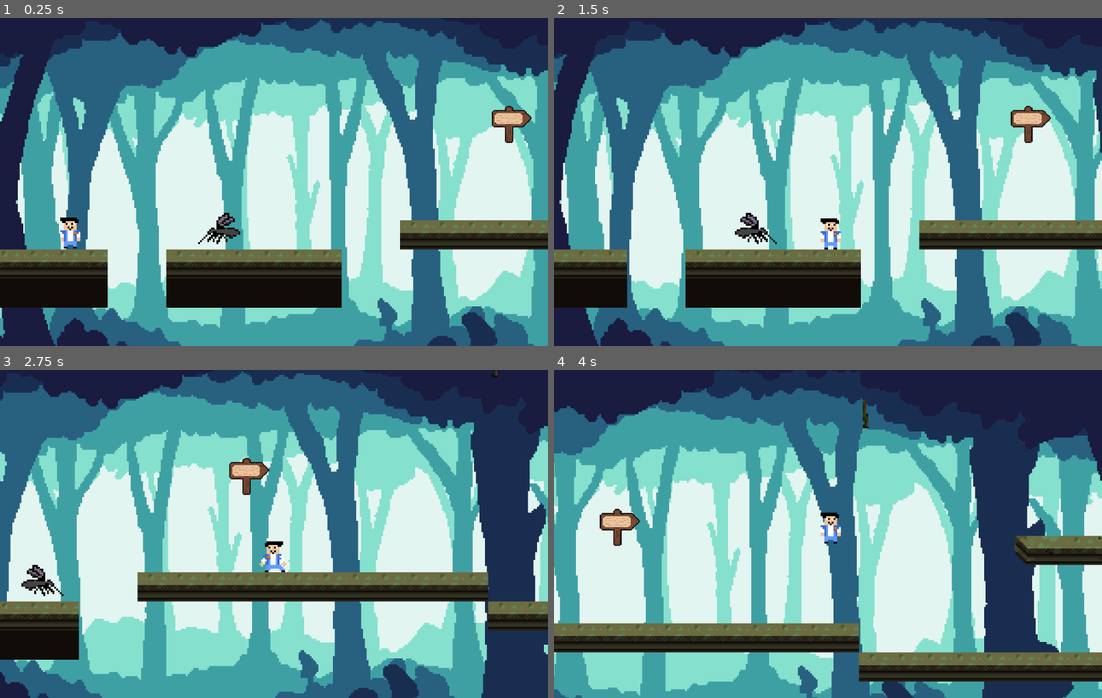
Above: before the commit, frames 1-4 (two rows, left to right).
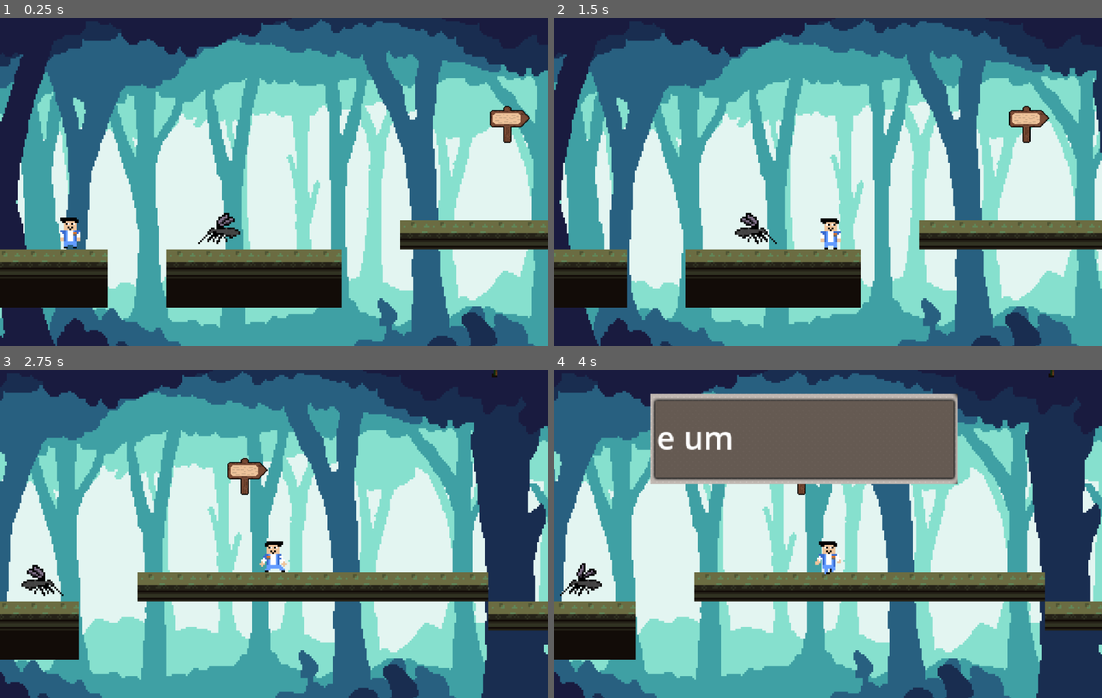
Above: after the commit, the same moments.

Repository: luisfreits/Aedes-Adventure
Game: Godot game, scene res://scene/Fase_1-1.tscn
Two runs of this game, one before a commit and one after it. Both use one fixed random seed, a clock stepped at 60 frames per second and the inputs below.
Inputs:
- Up to frame 1 (0.25 s): no input
- Up to frame 2 (1.5 s): tap Enter (ui_accept) at 0.5 s; hold Right (right) from 0.53 s (still down); tap Space (jump) at 0.77 s
- Up to frame 3 (2.75 s): tap Space (jump) at 1.52 s; release Right (right) at 2.03 s; hold A (left) from 2.03 s (still down)
- Up to frame 4 (4 s): release A (left) at 2.78 s; hold Right (right) from 2.78 s (still down); tap Space (jump) at 3.02, 3.77 s

The runs differ from the first frame. In frame 1, 0.2% of the frame differs, in the area x 89-97%, y 26-39%; in frame 2, 0.2%; in frame 3, 0.2%; in frame 4, 76%, in the area x 0-100%, y 0-100%.

Commit message:
fix dialog box bug

Diff:
--- a/project.godot
+++ b/project.godot
@@ -21,7 +21,7 @@
 
 [autoload]
 
-DialogManager="*res://scripts/dialog_manager.gd"
+DialogManager="*res://scene/dialog_manager.tscn"
 
 [display]
 
--- a/scene/Fase_1-1.tscn
+++ b/scene/Fase_1-1.tscn
@@ -457,16 +457,18 @@
 size = Vector2(20, 148)
 
 [sub_resource type="RectangleShape2D" id="RectangleShape2D_qns84"]
-size = Vector2(20, 3)
+size = Vector2(20, 12)
 
 [sub_resource type="RectangleShape2D" id="RectangleShape2D_rvp2h"]
+size = Vector2(20, 8)
 
 [node name="Fase_1-1" type="Node2D"]
 metadata/_edit_vertical_guides_ = [1015.0, 695.0, 711.0]
 
 [node name="Player" parent="." instance=ExtResource("1_5kiuu")]
 position = Vector2(37, 140)
-collision_mask = 3
+collision_layer = 2
+collision_mask = 17
 acceleration = 400
 deceleration = 400
 
@@ -501,27 +503,28 @@
 
 [node name="pop_up" type="StaticBody2D" parent="."]
 position = Vector2(279, 86)
-collision_layer = 2
+collision_layer = 16
 collision_mask = 2
 
 [node name="CollisionShape2D" type="CollisionShape2D" parent="pop_up"]
 light_mask = 32
 visibility_layer = 32
-position = Vector2(0, 0.5)
+position = Vector2(0, -4)
 shape = SubResource("RectangleShape2D_qns84")
 
 [node name="Sprite2D" type="Sprite2D" parent="pop_up"]
-position = Vector2(-2, -7)
+position = Vector2(-3, -7)
 scale = Vector2(0.5625, 0.5625)
 texture = ExtResource("8_54152")
 
 [node name="hit_pop" type="Area2D" parent="pop_up"]
-collision_layer = 2
-collision_mask = 16
+collision_layer = 16
+collision_mask = 2
 script = ExtResource("9_xsrxy")
-dialog_texts = Array[String](["isso", "e um teste", "uga buga buga"])
+dialog_texts = Array[String](["isso", "e um teste", "uga buga buga", "deew"])
 
 [node name="CollisionShape2D" type="CollisionShape2D" parent="pop_up/hit_pop"]
+position = Vector2(-2, 6)
 shape = SubResource("RectangleShape2D_rvp2h")
 
 [connection signal="body_entered" from="pop_up/hit_pop" to="pop_up/hit_pop" method="_on_body_entered"]
--- a/scene/dialog_box.tscn
+++ b/scene/dialog_box.tscn
@@ -1,34 +1,39 @@
-[gd_scene load_steps=5 format=3 uid="uid://cq2qjtcqalnv8"]
+[gd_scene load_steps=7 format=3 uid="uid://cq2qjtcqalnv8"]
 
 [ext_resource type="Script" uid="uid://box42cgarvpsj" path="res://scripts/dialog_box.gd" id="1_0vsup"]
 [ext_resource type="Texture2D" uid="uid://faatc2pbhtuo" path="res://sprites/Chocolate - Retro Textbox 01/Retro_Textbox_01-A_Transparent.png" id="2_p7iyb"]
-[ext_resource type="Texture2D" uid="uid://cxe5rh7u6kwel" path="res://sprites/Chocolate - Retro Textbox 01/ctc_retro_textbox_1.png" id="3_xc2fq"]
+[ext_resource type="Texture2D" uid="uid://h4d735ae76lr" path="res://sprites/Sprites/UI_Flat_IconPoint01a.png" id="3_x2mvv"]
+[ext_resource type="Texture2D" uid="uid://iu25oakhdpjx" path="res://sprites/Sprites/UI_Flat_IconPoint01b.png" id="4_8vvbf"]
+[ext_resource type="Texture2D" uid="uid://c0meic4dvp0yw" path="res://sprites/Sprites/UI_Flat_IconPoint01c.png" id="5_a6umq"]
 
-[sub_resource type="AnimatedTexture" id="AnimatedTexture_x2mvv"]
-frames = 2
-frame_0/texture = ExtResource("3_xc2fq")
-frame_1/texture = ExtResource("3_xc2fq")
+[sub_resource type="AnimatedTexture" id="AnimatedTexture_d8qqp"]
+frames = 3
+frame_0/texture = ExtResource("3_x2mvv")
+frame_1/texture = ExtResource("4_8vvbf")
 frame_1/duration = 1.0
+frame_2/texture = ExtResource("5_a6umq")
+frame_2/duration = 1.0
 
 [node name="dialog_box" type="MarginContainer"]
 process_mode = 3
 anchors_preset = -1
-anchor_left = 0.433
-anchor_top = 0.389
-anchor_right = 0.567
-anchor_bottom = 0.611
-offset_left = 0.0999908
-offset_top = -0.0200043
-offset_right = -0.100006
-offset_bottom = 0.0199966
+anchor_left = 0.24
+anchor_top = 0.306
+anchor_right = 0.76
+anchor_bottom = 0.694
+offset_left = 2.0
+offset_top = -0.079998
+offset_right = 2.0
+offset_bottom = 0.0800018
 grow_horizontal = 2
 grow_vertical = 2
+scale = Vector2(0.192913, 0.275689)
 script = ExtResource("1_0vsup")
 
 [node name="bg_dialog_box" type="NinePatchRect" parent="."]
 layout_mode = 2
 texture = ExtResource("2_p7iyb")
-region_rect = Rect2(119.108, 51.3979, 990.338, 184.349)
+region_rect = Rect2(97.8533, 28.3058, 1029.41, 225.967)
 
 [node name="text_container" type="MarginContainer" parent="."]
 layout_mode = 2
@@ -47,4 +52,4 @@
 layout_mode = 2
 size_flags_horizontal = 8
 size_flags_vertical = 8
-texture = SubResource("AnimatedTexture_x2mvv")
+texture = SubResource("AnimatedTexture_d8qqp")
--- a/scripts/dialog_box.gd
+++ b/scripts/dialog_box.gd
@@ -7,7 +7,7 @@
 var typing_speed : float = 0.05
 var is_typing : bool = false
 
-@onready var text_label: Label = $text_containerr/text_label
+@onready var text_label: Label = $text_container/text_label
 @onready var indicator: TextureRect = $indicator
 @onready var tween : Tween = get_tree().create_tween()
 
Binary file added: sprites/Sprites/UI_Flat_Banner01a.png
Not shown, added: sprites/Sprites/UI_Flat_Banner01a.png.import
Binary file added: sprites/Sprites/UI_Flat_Banner02a.png
Not shown, added: sprites/Sprites/UI_Flat_Banner02a.png.import
Binary file added: sprites/Sprites/UI_Flat_Banner03a.png
Not shown, added: sprites/Sprites/UI_Flat_Banner03a.png.import
Binary file added: sprites/Sprites/UI_Flat_Banner04a.png
Not shown, added: sprites/Sprites/UI_Flat_Banner04a.png.import
Binary file added: sprites/Sprites/UI_Flat_Bar01a.png
Not shown, added: sprites/Sprites/UI_Flat_Bar01a.png.import
Binary file added: sprites/Sprites/UI_Flat_Bar02a.png
Not shown, added: sprites/Sprites/UI_Flat_Bar02a.png.import
(and 184 more such lines)
